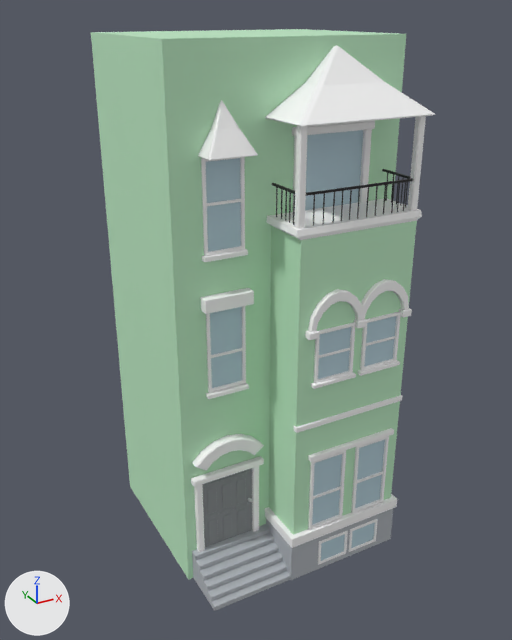
Two versions of the FBX model eggwalk/Assets/3DModels/Buildings/Fixed/BolunHouseUVd001.fbx, one commit apart.
Camera for both pictures: a 50 mm lens placed at (-7.17, -13.29, 11.68), pointed at (-0.19, -0.6, 5.34). The axes (+X, +Y, +Z) are drawn at lower left. The lights are the same throughout. Where no turn or scale is listed for an object, it has been applied to the vertices. Vertices at the same position are counted once.

The older version as bpy lines, for what is in view:
```python
mat_lambert2 = principled_material('lambert2')
mat_lambert2.texture = img_colorpalette_house_jpg
me_mesh = bpy.data.meshes.new('Mesh')
me_mesh.from_pydata(...)  # 2874 vertices, 2801 faces; spans x -2.52..2.51, y -2.56..2.53, z 0.0..11.24
me_mesh.materials.append(mat_lambert2)  # picture img_colorpalette_house_jpg
ob_polysurface198 = bpy.data.objects.new('polySurface198', me_mesh)
ob_polysurface198.location = (-0.08, -0.5, 0.0)
```
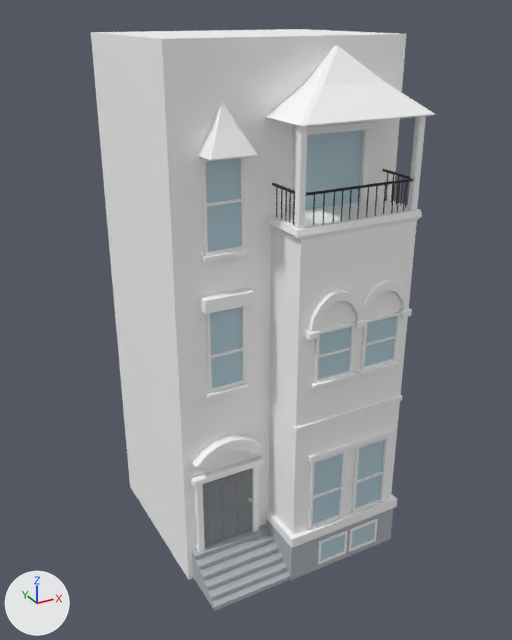
The edits, one by one:
Picture 'ColorPalette_house.png' (img_colorpalette_house_png) is new.
Material 'lambert2' (mat_lambert2) changes its picture from img_colorpalette_house_jpg to img_colorpalette_house_png.
me_mesh has 2874 vertices, 2801 faces and spans x -2.52..2.51, y -2.56..2.53, z 0.0..11.24.
me_mesh is used by ob_polysurface198; location (-0.08, -0.5, 0.0).
me_mesh part 1: texture (UV) coordinates of 320 of 2801 faces, centred in x -2.52..2.48, y -2.42..2.5, z 0.0..11.24, changed; they spanned u 0.86..0.99, v 0.5..0.68 and now span u 0.82..0.98, v 0.79..0.85.

What differs and where, as boxes (x1, y1, x2, y2) in the pictures (512 x 640 px):
'polySurface198', surface changed (green to grey): (91, 29, 418, 580) in both
part 1 of me_mesh, surface changed (green to grey): (91, 29, 417, 579) in both
